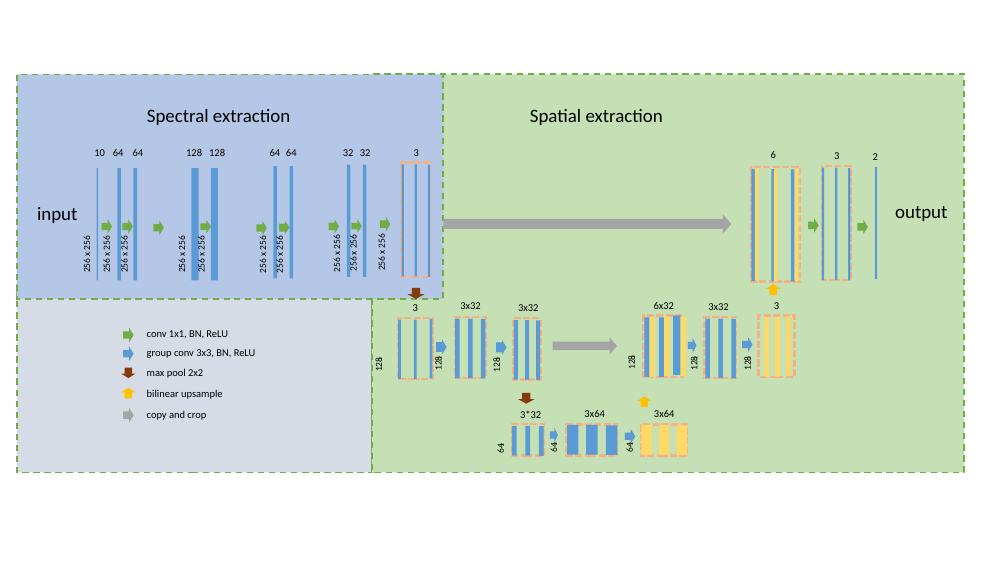
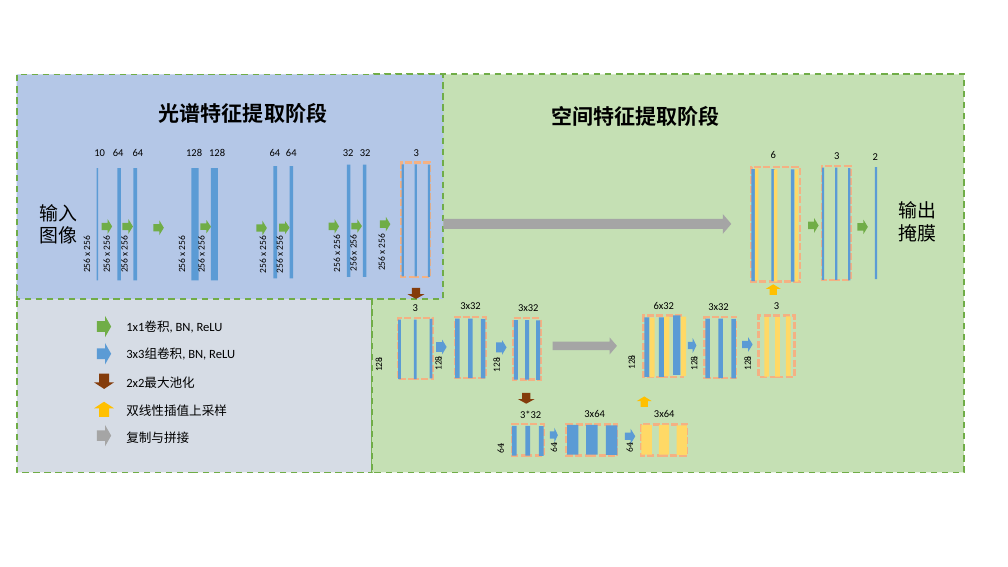
Before and after one commit to W-void/landsat0, a slide deck: slide 8 of pic/模型图.pptx. Drawn at 1008x567 pixels with LibreOffice and Linux fonts; fonts in the diff are those of the drawing. Boxes give left, top, right and bottom in pixels: in the first picture for what was removed or moved away, otherwise in the second. Text is boxed around its words. In the diff, an @@ line names an element or a change of style, - is before the commit and + after.

```diff
--- a/pic/模型图.pptx
+++ b/pic/模型图.pptx
@@ text at (159, 103, 327, 123): text changed; size 18 to 20 pt; bold on @@
-Spectral extraction
+光谱特征提取阶段
@@ text at (551, 106, 719, 126): text changed; size 18 to 20 pt; bold on @@
-Spatial extraction
+空间特征提取阶段
@@ text at (40, 204, 78, 244): text changed @@
-input
+输入图像
@@ text at (899, 201, 937, 242): text changed @@
-output
+输出
+掩膜
@@ right arrow: place and size @@
-right arrow at (123, 327, 134, 342)
+right arrow at (97, 316, 111, 337)
@@ text at (126, 321, 223, 333): text changed; size 10 to 12 pt @@
-conv 1x1, BN, ReLU
+1x1卷积, BN, ReLU
@@ right arrow: place and size @@
-right arrow at (123, 346, 134, 361)
+right arrow at (97, 343, 111, 364)
@@ text at (126, 348, 235, 360): text changed; size 10 to 12 pt @@
-group conv 3x3, BN, ReLU
+3x3组卷积, BN, ReLU
@@ right arrow: place and size @@
-right arrow at (121, 367, 136, 378)
+right arrow at (95, 374, 114, 389)
@@ text at (126, 377, 195, 388): text changed; size 10 to 12 pt @@
-max pool 2x2
+2x2最大池化
@@ right arrow: place and size @@
-right arrow at (121, 388, 136, 398)
+right arrow at (95, 402, 114, 417)
@@ text at (126, 404, 227, 416): text changed; size 10 to 12 pt @@
-bilinear upsample
+双线性插值上采样
@@ right arrow: place and size @@
-right arrow at (123, 408, 134, 422)
+right arrow at (97, 425, 111, 446)
@@ text at (126, 431, 189, 443): text changed; size 10 to 12 pt @@
-copy and crop
+复制与拼接
```
Also in this commit, not shown: 3 other slides changed, 2 slides added, 2 slides removed, 34 other files.
